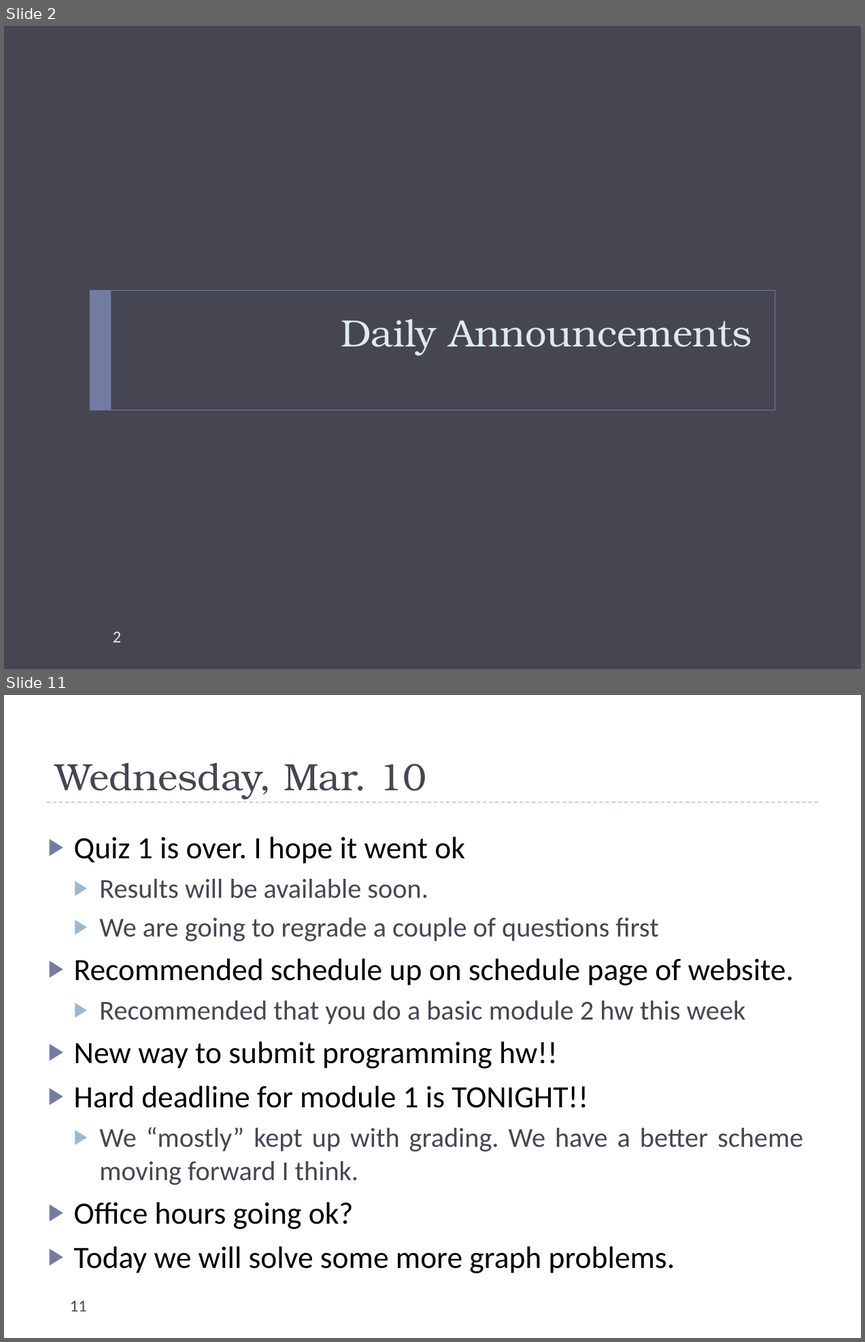
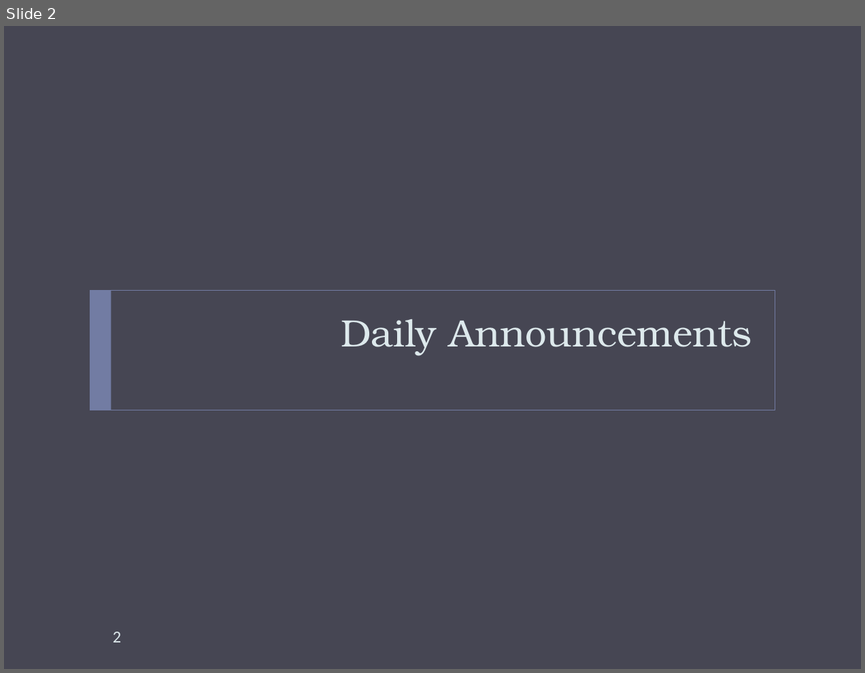
Before and after one commit to uva-cs/cs4102-f21, a slide deck: slides/dailyannouncements_mf.pptx. Shown one above the other, each under a label of ours: slides 2 and 11 before the commit, slide 2 after it; the slides between them are not shown. The pictures are 865x1342 and 865x673 pixels, drawn with LibreOffice and Linux fonts; fonts in the diff are those of the drawing. Boxes give left, top, right and bottom in pixels: in the first picture for what was removed or moved away, otherwise in the second. Text is boxed around its words. In the diff, an @@ line names an element or a change of style, - is before the commit and + after.

```diff
--- a/slides/dailyannouncements_mf.pptx
+++ b/slides/dailyannouncements_mf.pptx
@@ slide 11 removed at box(4, 695, 861, 1338), background #FFFFFF @@
@@ title removed at box(55, 763, 426, 799) @@
-Wednesday, Mar. 10
@@ line removed from (47, 802) to (818, 802) @@
@@ text removed at box(74, 836, 803, 1273) @@
-▶ Quiz 1 is over. I hope it went ok
-  ▶ Results will be available soon.
-  ▶ We are going to regrade a couple of questions first
-▶ Recommended schedule up on schedule page of website.
-  ▶ Recommended that you do a basic module 2 hw this week
-▶ New way to submit programming hw!!
-▶ Hard deadline for module 1 is TONIGHT!!
-  ▶ We “mostly” kept up with grading. We have a better scheme moving forward I think.
-▶ Office hours going ok?
-▶ Today we will solve some more graph problems.
@@ page number removed at box(70, 1300, 87, 1311) @@
-11
```
Also in this commit, not shown: 1 slide changed, 20 other slides removed.
